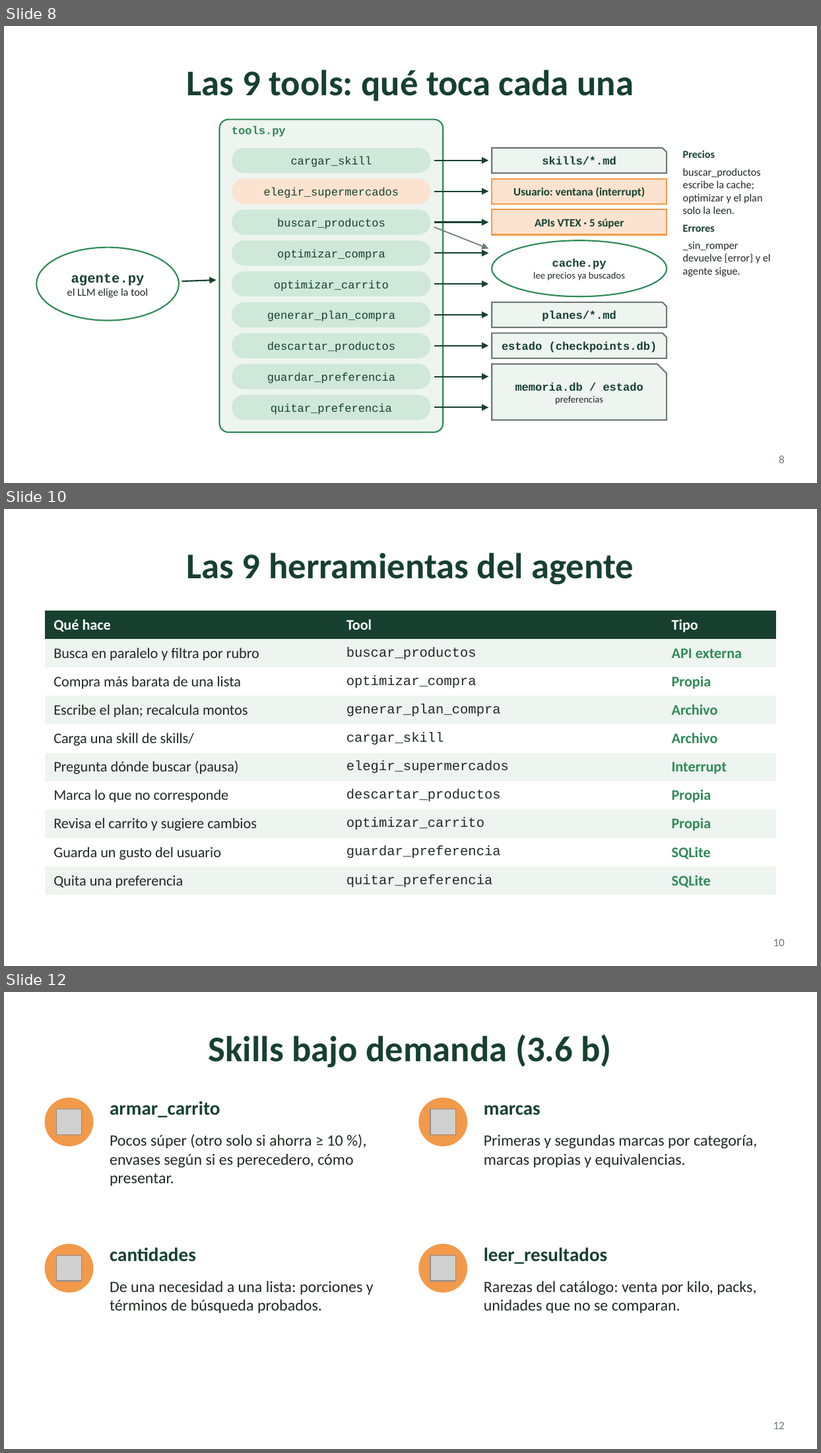
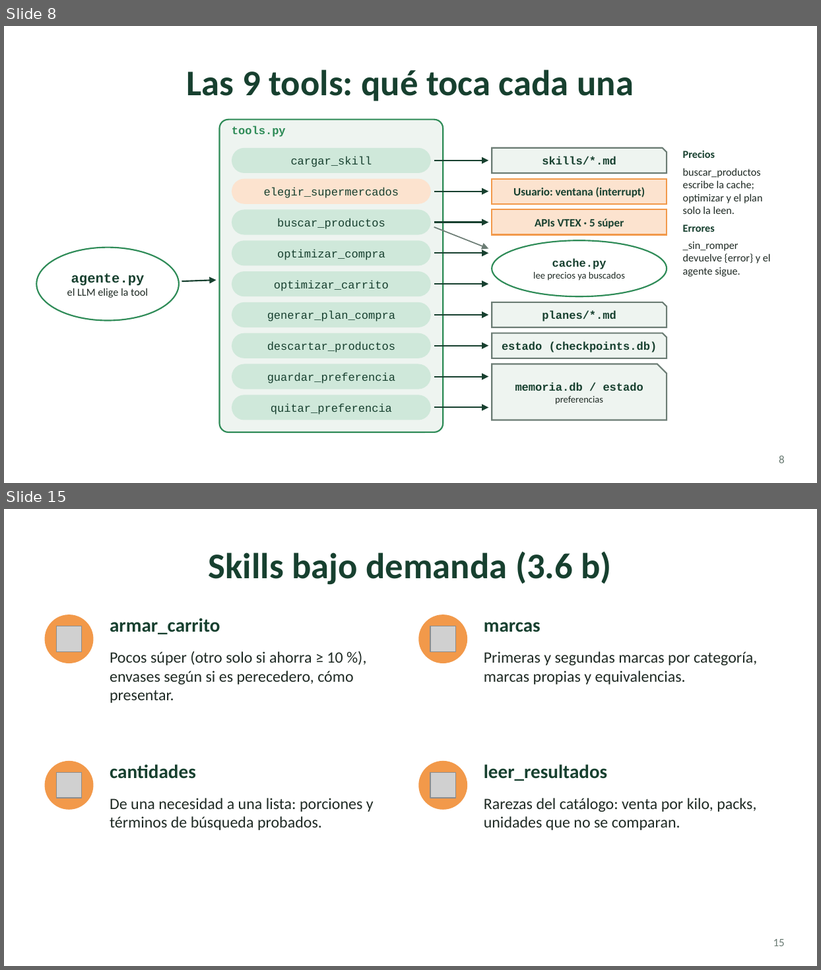
Before and after one commit to cuellojoaquinn/agente-de-supermercado, a slide deck: presentacion/super-agente.pptx. Shown one above the other, each under a label of ours: slides 8, 10 and 12 before the commit, slides 8 and 15 after it; the slides between them are not shown. The pictures are 821x1453 and 821x970 pixels, drawn with LibreOffice and Linux fonts; fonts in the diff are those of the drawing; grey boxes stand for pictures. Boxes give left, top, right and bottom in pixels: in the first picture for what was removed or moved away, otherwise in the second. Text is boxed around its words. In the diff, an @@ line names an element or a change of style, - is before the commit and + after.

```diff
--- a/presentacion/super-agente.pptx
+++ b/presentacion/super-agente.pptx
@@ slide 10 removed at (x1=4, y1=509, x2=817, y2=966), background #FFFFFF @@
@@ title removed at (x1=187, y1=553, x2=634, y2=585) @@
-Las 9 herramientas del agente
@@ table removed at (x1=45, y1=611, x2=776, y2=895), 10 rows, 3 columns @@
-Qué hace | Tool | Tipo
-Busca en paralelo y filtra por rubro | buscar_productos | API externa
-Compra más barata de una lista | optimizar_compra | Propia
-Escribe el plan; recalcula montos | generar_plan_compra | Archivo
-Carga una skill de skills/ | cargar_skill | Archivo
-Pregunta dónde buscar (pausa) | elegir_supermercados | Interrupt
-Marca lo que no corresponde | descartar_productos | Propia
-Revisa el carrito y sugiere cambios | optimizar_carrito | Propia
-Guarda un gusto del usuario | guardar_preferencia | SQLite
-Quita una preferencia | quitar_preferencia | SQLite
@@ page number removed at (x1=774, y1=939, x2=785, y2=947) @@
-10
@@ what was slide 12 is now slide 15 @@
@@ page number at (x1=774, y1=939, x2=785, y2=947): text changed @@
-12
+15
```
Also in this commit, not shown: 5 slides added, 2 other slides removed.
